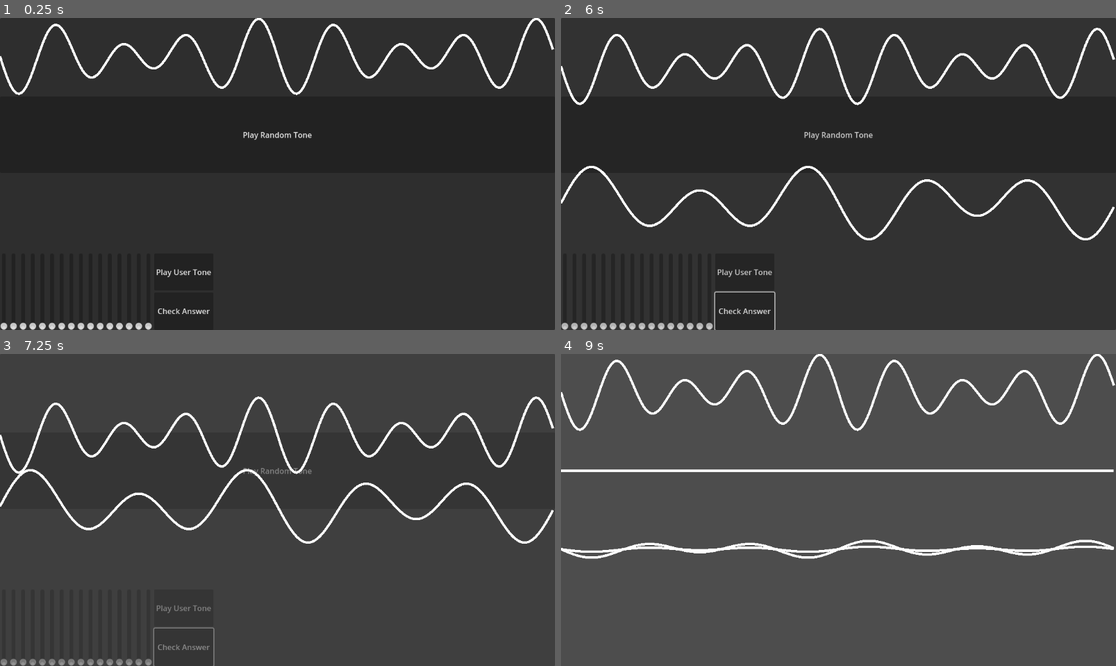
Above: before the commit, frames 1-4 (two rows, left to right).
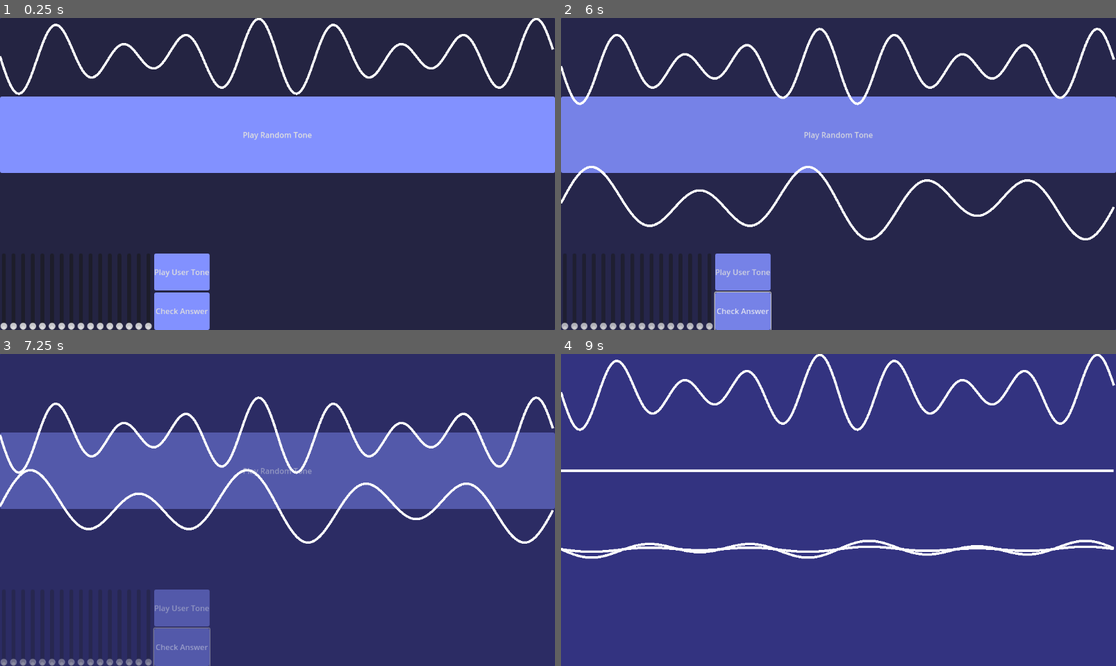
Above: after the commit, the same moments.

Repository: ViperZer0/minijam-179
Game: Godot game, scene res://scene/main/main.tscn
Two runs of this game, one before a commit and one after it. Both use one fixed random seed, a clock stepped at 60 frames per second and the inputs below.
Inputs (mouse positions are in pixels of both pictures, inside the frame that each line leads up to):
- Up to frame 1 (0.25 s): no input
- Up to frame 2 (6 s): click "Play Random Tone" at 0.5 s; click "Play Random Tone" at 1.25 s; click "Play User Tone" at 2 s; click "Play User Tone" at 2.75 s; click "Check Answer" at 3.5 s; click "Check Answer" at 4.25 s; click "Play Random Tone" at 5 s; click "Play User Tone" at 5.75 s
- Up to frame 3 (7.25 s): click "Check Answer" at 6.5 s
- Up to frame 4 (9 s): move the mouse to (960, 494) at 7.27 s; hold Space (play) 7.28-8.03 s; click (960, 494) at 7.42 s; move the mouse to (727, 525) at 8.02 s; tap Space (play) at 8.1 s; click (727, 525) at 8.17 s; move the mouse to (894, 441) at 8.77 s; hold Space (play) from 8.78 s (still down); click (894, 441) at 8.92 s

The runs differ from the first frame. In frame 1, 27% of the frame differs, in the area x 0-100%, y 0-100%; in frame 2, 94%; in frame 3, 97%; in frame 4, 96%.
Error in both runs: Invalid access to property or key 'harmonics' on a base object of type 'Nil'. (res://src/harmonics.gd:33)

Commit message:
Themeing progress
Added font to theme
Added buttons with clicky sounds
Added background
Added styling to buttons and label

Diff:
--- /dev/null
+++ b/godot/component/background/background.gdshader
@@ -0,0 +1,5 @@
+shader_type canvas_item;
+
+void fragment(){
+	COLOR = vec4(0.2,0.2,0.5,1.0);
+}
--- /dev/null
+++ b/godot/component/background/background.tscn
@@ -0,0 +1,17 @@
+[gd_scene load_steps=3 format=3 uid="uid://b8y34oiqqys6b"]
+
+[ext_resource type="Shader" path="res://component/background/background.gdshader" id="1_hifd7"]
+
+[sub_resource type="ShaderMaterial" id="ShaderMaterial_7k8x1"]
+shader = ExtResource("1_hifd7")
+
+[node name="Background" type="ColorRect"]
+z_index = -100
+material = SubResource("ShaderMaterial_7k8x1")
+anchors_preset = 15
+anchor_right = 1.0
+anchor_bottom = 1.0
+grow_horizontal = 2
+grow_vertical = 2
+size_flags_horizontal = 3
+size_flags_vertical = 3
--- /dev/null
+++ b/godot/component/sound_button/sound_button.gd
@@ -0,0 +1,7 @@
+extends Button
+class_name SoundButton
+
+@onready var audio_player: AudioStreamPlayer = $AudioStreamPlayer
+
+func _on_pressed():
+	audio_player.play()
--- /dev/null
+++ b/godot/component/sound_button/sound_button.tscn
@@ -0,0 +1,24 @@
+[gd_scene load_steps=4 format=3 uid="uid://c4crw1xwvc5ki"]
+
+[ext_resource type="AudioStream" uid="uid://b4w2n4hfhbs5n" path="res://component/sound_button/click.wav" id="1_t56do"]
+[ext_resource type="Script" path="res://component/sound_button/sound_button.gd" id="1_x7dpk"]
+
+[sub_resource type="AudioStreamRandomizer" id="AudioStreamRandomizer_hf050"]
+random_pitch = 1.02
+random_volume_offset_db = 4.0
+streams_count = 1
+stream_0/stream = ExtResource("1_t56do")
+
+[node name="SoundButton" type="Button"]
+anchors_preset = 15
+anchor_right = 1.0
+anchor_bottom = 1.0
+grow_horizontal = 2
+grow_vertical = 2
+script = ExtResource("1_x7dpk")
+
+[node name="AudioStreamPlayer" type="AudioStreamPlayer" parent="."]
+stream = SubResource("AudioStreamRandomizer_hf050")
+bus = &"SFX"
+
+[connection signal="pressed" from="." to="." method="_on_pressed"]
--- a/godot/default_bus_layout.tres
+++ b/godot/default_bus_layout.tres
@@ -1,4 +1,19 @@
-[gd_resource type="AudioBusLayout" format=3 uid="uid://c4jlyf8ptt0bp"]
+[gd_resource type="AudioBusLayout" load_steps=3 format=3 uid="uid://c4jlyf8ptt0bp"]
+
+[sub_resource type="AudioEffectDelay" id="AudioEffectDelay_mf3iu"]
+resource_name = "Delay"
+dry = 0.6
+tap1_active = false
+tap1_pan = 0.0
+tap2_active = false
+tap2_pan = 0.0
+feedback_active = true
+feedback_delay_ms = 200.0
+
+[sub_resource type="AudioEffectReverb" id="AudioEffectReverb_me7nj"]
+resource_name = "Reverb"
+room_size = 0.5
+wet = 0.8
 
 [resource]
 bus/1/name = &"GameTones"
@@ -7,3 +22,13 @@
 bus/1/bypass_fx = false
 bus/1/volume_db = -2.11474
 bus/1/send = &"Master"
+bus/2/name = &"SFX"
+bus/2/solo = false
+bus/2/mute = false
+bus/2/bypass_fx = false
+bus/2/volume_db = 0.0
+bus/2/send = &"Master"
+bus/2/effect/0/effect = SubResource("AudioEffectDelay_mf3iu")
+bus/2/effect/0/enabled = true
+bus/2/effect/1/effect = SubResource("AudioEffectReverb_me7nj")
+bus/2/effect/1/enabled = true
--- a/godot/project.godot
+++ b/godot/project.godot
@@ -18,10 +18,15 @@
 [autoload]
 
 ServiceProvider="*res://services/service_provider.tscn"
+Background="*res://component/background/background.tscn"
 
 [dotnet]
 
 project/assembly_name="Synthesis"
+
+[gui]
+
+theme/custom="res://resource/theme.tres"
 
 [input]
 
--- /dev/null
+++ b/godot/resource/theme.tres
@@ -0,0 +1,18 @@
+[gd_resource type="Theme" load_steps=3 format=3 uid="uid://cosemsd7m0hb2"]
+
+[ext_resource type="FontFile" uid="uid://df68ib8aedcuf" path="res://resource/fonts/Quicksand-VariableFont_wght.ttf" id="1_vtbg8"]
+
+[sub_resource type="StyleBoxFlat" id="StyleBoxFlat_vwg2w"]
+content_margin_top = 16.0
+content_margin_bottom = 16.0
+bg_color = Color(0.51, 0.567167, 1, 1)
+corner_radius_top_left = 4
+corner_radius_top_right = 4
+corner_radius_bottom_right = 4
+corner_radius_bottom_left = 4
+
+[resource]
+Button/styles/normal = SubResource("StyleBoxFlat_vwg2w")
+Label/fonts/font = ExtResource("1_vtbg8")
+TitleLabel/base_type = &"Label"
+TitleLabel/font_sizes/font_size = 124
--- /dev/null
+++ b/godot/scene/title/title.tscn
@@ -0,0 +1,52 @@
+[gd_scene load_steps=2 format=3 uid="uid://cqy71jd7tmgyu"]
+
+[ext_resource type="PackedScene" uid="uid://c4crw1xwvc5ki" path="res://component/sound_button/sound_button.tscn" id="1_baogr"]
+
+[node name="Title" type="MarginContainer"]
+anchors_preset = 15
+anchor_right = 1.0
+anchor_bottom = 1.0
+grow_horizontal = 2
+grow_vertical = 2
+theme_override_constants/margin_left = 128
+theme_override_constants/margin_top = 16
+theme_override_constants/margin_right = 128
+theme_override_constants/margin_bottom = 16
+
+[node name="VBoxContainer" type="VBoxContainer" parent="."]
+layout_mode = 2
+alignment = 1
+
+[node name="MarginContainer3" type="MarginContainer" parent="VBoxContainer"]
+layout_mode = 2
+size_flags_vertical = 3
+
+[node name="Label" type="Label" parent="VBoxContainer/MarginContainer3"]
+layout_mode = 2
+size_flags_vertical = 1
+theme_type_variation = &"TitleLabel"
+text = "Synthesis"
+horizontal_alignment = 1
+vertical_alignment = 1
+
+[node name="MarginContainer" type="MarginContainer" parent="VBoxContainer"]
+layout_mode = 2
+theme_override_constants/margin_left = 256
+theme_override_constants/margin_top = 16
+theme_override_constants/margin_right = 256
+theme_override_constants/margin_bottom = 16
+
+[node name="SoundButton" parent="VBoxContainer/MarginContainer" instance=ExtResource("1_baogr")]
+layout_mode = 2
+text = "Start"
+
+[node name="MarginContainer2" type="MarginContainer" parent="VBoxContainer"]
+layout_mode = 2
+theme_override_constants/margin_left = 256
+theme_override_constants/margin_top = 16
+theme_override_constants/margin_right = 256
+theme_override_constants/margin_bottom = 128
+
+[node name="SoundButton" parent="VBoxContainer/MarginContainer2" instance=ExtResource("1_baogr")]
+layout_mode = 2
+text = "Settings"
Not shown, added: godot/component/sound_button/click.wav.import
Not shown, added: godot/resource/fonts/OFL.txt
Binary file added: godot/resource/fonts/Quicksand-VariableFont_wght.ttf
Not shown, added: godot/resource/fonts/Quicksand-VariableFont_wght.ttf.import
Not shown, added: godot/resource/fonts/README.txt
Binary file added: godot/resource/fonts/static/Quicksand-Bold.ttf
Not shown, added: godot/resource/fonts/static/Quicksand-Bold.ttf.import
Binary file added: godot/resource/fonts/static/Quicksand-Light.ttf
Not shown, added: godot/resource/fonts/static/Quicksand-Light.ttf.import
Binary file added: godot/resource/fonts/static/Quicksand-Medium.ttf
Not shown, added: godot/resource/fonts/static/Quicksand-Medium.ttf.import
Binary file added: godot/resource/fonts/static/Quicksand-Regular.ttf
(and 6 more such lines)
